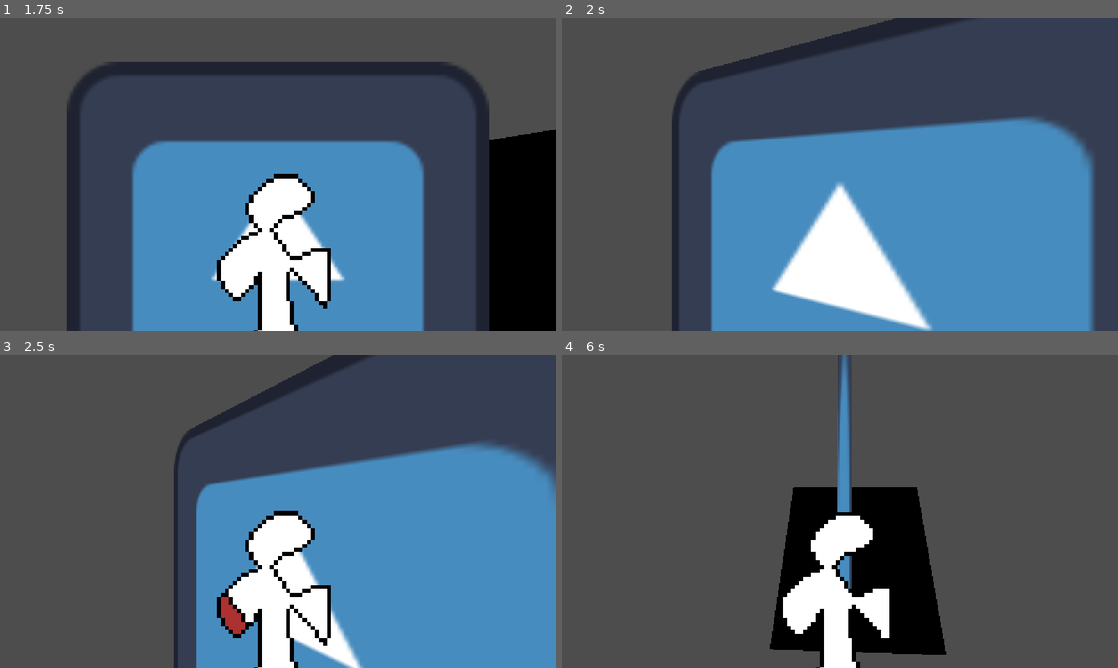
Above: before the commit, frames 1-4 (two rows, left to right).
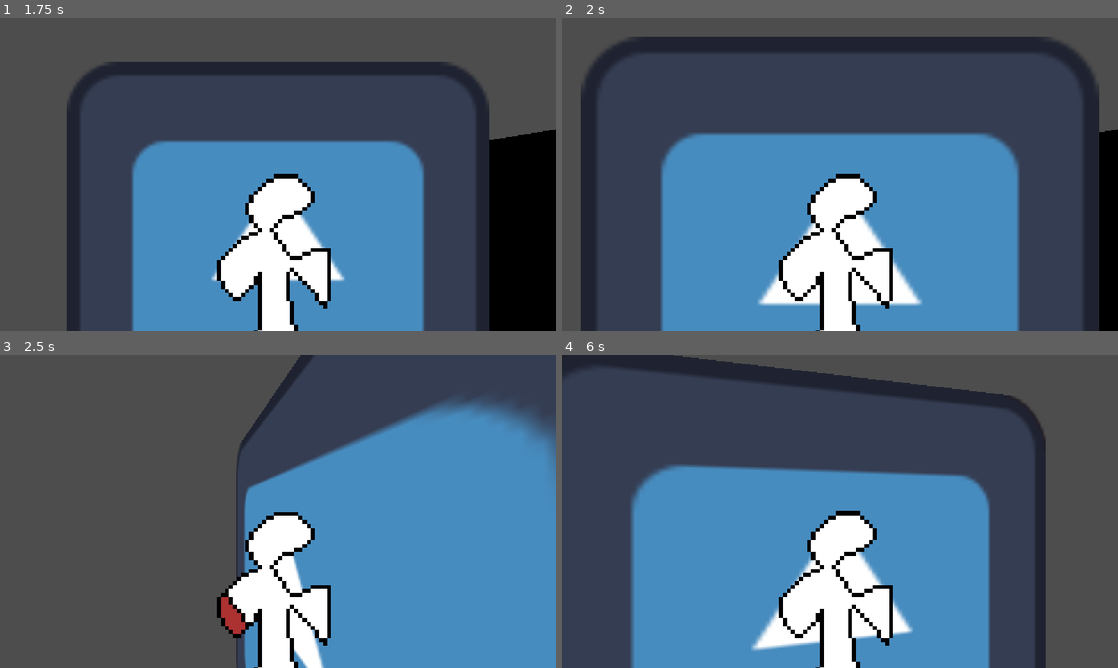
Above: after the commit, the same moments.

Repository: flowerFawn/shadow-boxing
Game: Godot game, scene res://ring/ring.tscn
Two runs of this game, one before a commit and one after it. Both use one fixed random seed, a clock stepped at 60 frames per second and the inputs below. The engine's default icon, where the game draws it, is replaced by a stand-in: a white triangle on a blue panel in a dark square.
Inputs (mouse positions are in pixels of both pictures, inside the frame that each line leads up to):
- Up to frame 1 (1.75 s): move the mouse to (250, 237) at 0.52 s; press the mouse at (250, 237) at 0.53 s; hold W (move_forward) from 0.53 s (still down); move the mouse to (444, 221) at 1.27 s; release the mouse at (444, 221) at 1.28 s; right-click (444, 221) at 1.35 s
- Up to frame 2 (2 s): keep holding W (move_forward)
- Up to frame 3 (2.5 s): move the mouse to (111, 464) at 2.02 s; release W (move_forward) at 2.03 s; press the mouse at (111, 464) at 2.03 s; hold A (move_left) from 2.03 s (still down)
- Up to frame 4 (6 s): move the mouse to (867, 511) at 2.77 s; release the mouse at (867, 511) at 2.78 s; right-click (867, 511) at 2.85 s; move the mouse to (756, 433) at 3.52 s; release A (move_left) at 3.53 s; press the mouse at (756, 433) at 3.53 s; hold S (move_back) 3.53-4.28 s; move the mouse to (962, 495) at 4.27 s; release the mouse at (962, 495) at 4.28 s; hold D (move_right) 4.28-5.03 s; right-click (962, 495) at 4.35 s; move the mouse to (728, 527) at 5.02 s; press the mouse at (728, 527) at 5.03 s; hold W (move_forward) 5.03-5.78 s; move the mouse to (895, 442) at 5.77 s; release the mouse at (895, 442) at 5.78 s; hold D (move_right) from 5.78 s (still down); right-click (895, 442) at 5.85 s

Frame 1 is identical in both runs. In frame 2, 33% of the frame differs, in the area x 3-100%, y 0-100%; in frame 3, 14%; in frame 4, 42%, in the area x 0-87%, y 0-100%.

Commit message:
prevented player walking into opponent

Diff:
--- a/boxers/boxer.gd
+++ b/boxers/boxer.gd
@@ -65,7 +65,6 @@
 	boxer_state = new_state
 
 func update_sprite():
-	print(BoxerState.keys()[boxer_state])
 	set_sprite_animation(BoxerState.keys()[boxer_state])
 
 func set_sprite_animation(animation:StringName):
--- a/boxers/player/player.gd
+++ b/boxers/player/player.gd
@@ -58,6 +58,8 @@
 	if (parallel_acceleration == 0 and parallel_speed != 0) or abs(parallel_speed) > MAX_SPEED:
 		var deceleration_direction:float = -(parallel_speed / abs(parallel_speed))
 		parallel_acceleration = deceleration_direction * DECELERATION
+	elif abs(parallel_speed) > 0 and get_distance_to_opponent() < 0.05:
+		parallel_speed = clamp(parallel_speed, -MAX_SPEED, 0)
 	parallel_speed += parallel_acceleration * delta
 	#parallel_speed = clamp(parallel_speed, -MAX_SPEED, MAX_SPEED)
 
@@ -235,6 +237,11 @@
 func is_in_distance(distance:float) -> bool:
 	return global_position.distance_squared_to(opponent.global_position) <= distance ** 2
 
+func get_distance_to_opponent_squared() -> float:
+	return global_position.distance_squared_to(opponent.global_position)
+
+func get_distance_to_opponent() -> float:
+	return sqrt(get_distance_to_opponent_squared())
 
 #endregion
 
--- a/boxers/player/player.tscn
+++ b/boxers/player/player.tscn
@@ -18,7 +18,7 @@
 billboard = 2
 texture_filter = 2
 sprite_frames = ExtResource("2_p6wga")
-animation = &"HURTING"
+animation = &"LIGHT_RIGHT_CHARGING"
 
 [node name="Camera3D" type="Camera3D" parent="." unique_id=1751715230]
 transform = Transform3D(1, 0, 0, 0, 1, 0, 0, 0, 1, 0, 0.3, 0.5)
